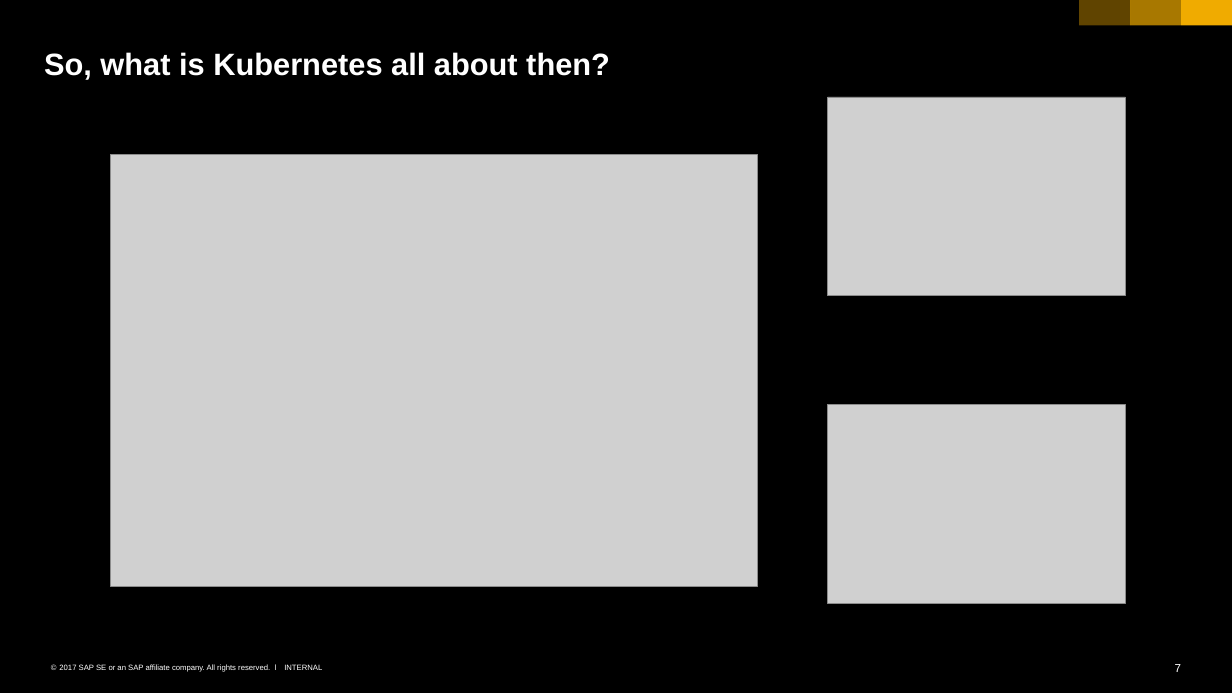
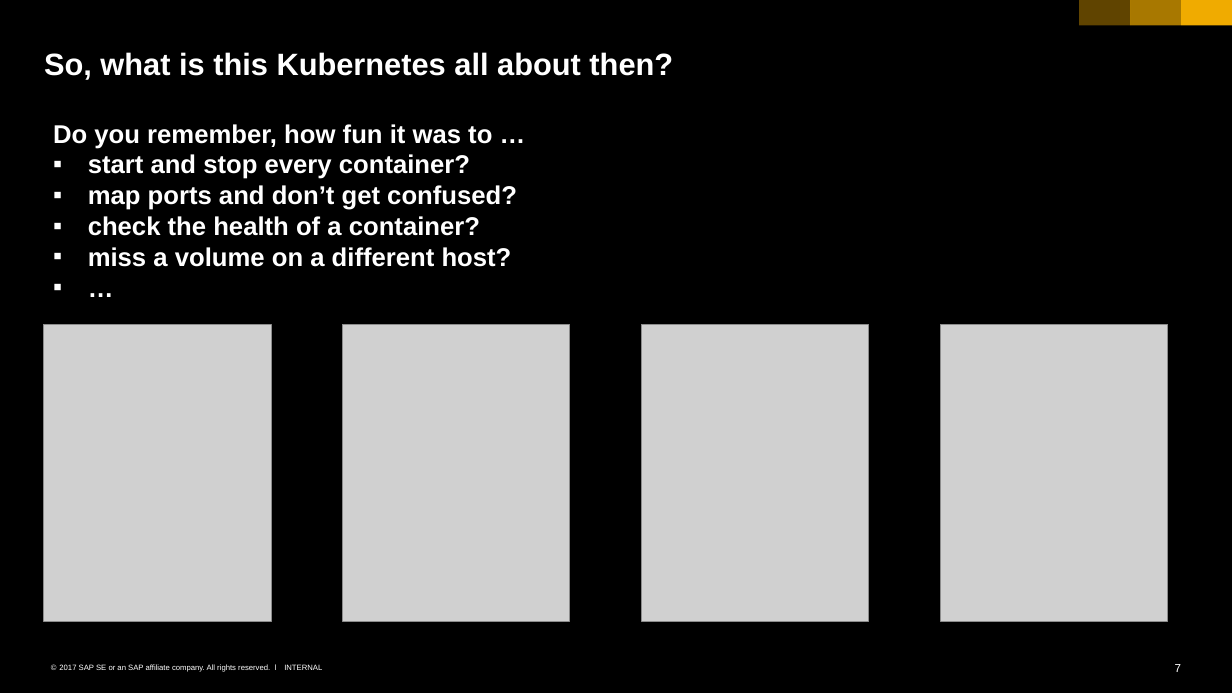
Before and after one commit to cuijiyao01/docker-k8s-training, a slide deck: slide 7 of kubernetes/00_intro.pptx. Drawn at 1232x693 pixels with LibreOffice and Linux fonts; fonts in the diff are those of the drawing; grey boxes stand for pictures. Boxes give left, top, right and bottom in pixels: in the first picture for what was removed or moved away, otherwise in the second. Text is boxed around its words. In the diff, an @@ line names an element or a change of style, - is before the commit and + after.

```diff
--- a/kubernetes/00_intro.pptx
+++ b/kubernetes/00_intro.pptx
@@ title at (x1=44, y1=52, x2=673, y2=80): text changed @@
-So, what is Kubernetes all about then?
+So, what is this Kubernetes all about then?
@@ picture removed at (x1=827, y1=97, x2=1125, y2=296) @@
@@ text added at (x1=53, y1=124, x2=517, y2=267), 20 pt, text #FFFFFF, bold @@
+Do you remember, how fun it was to …
+▪ start and stop every container?
+▪ map ports and don’t get confused?
+▪ check the health of a container?
+▪ miss a volume on a different host?
+▪ …
@@ picture removed at (x1=110, y1=154, x2=757, y2=586) @@
@@ picture added at (x1=44, y1=324, x2=272, y2=621) @@
@@ picture added at (x1=343, y1=324, x2=570, y2=621) @@
@@ picture added at (x1=642, y1=324, x2=869, y2=621) @@
@@ picture added at (x1=940, y1=324, x2=1167, y2=621) @@
@@ picture removed at (x1=827, y1=405, x2=1125, y2=603) @@
```
Also in this commit, not shown: 1 other slide changed, 1 slide added, 1 other file.
